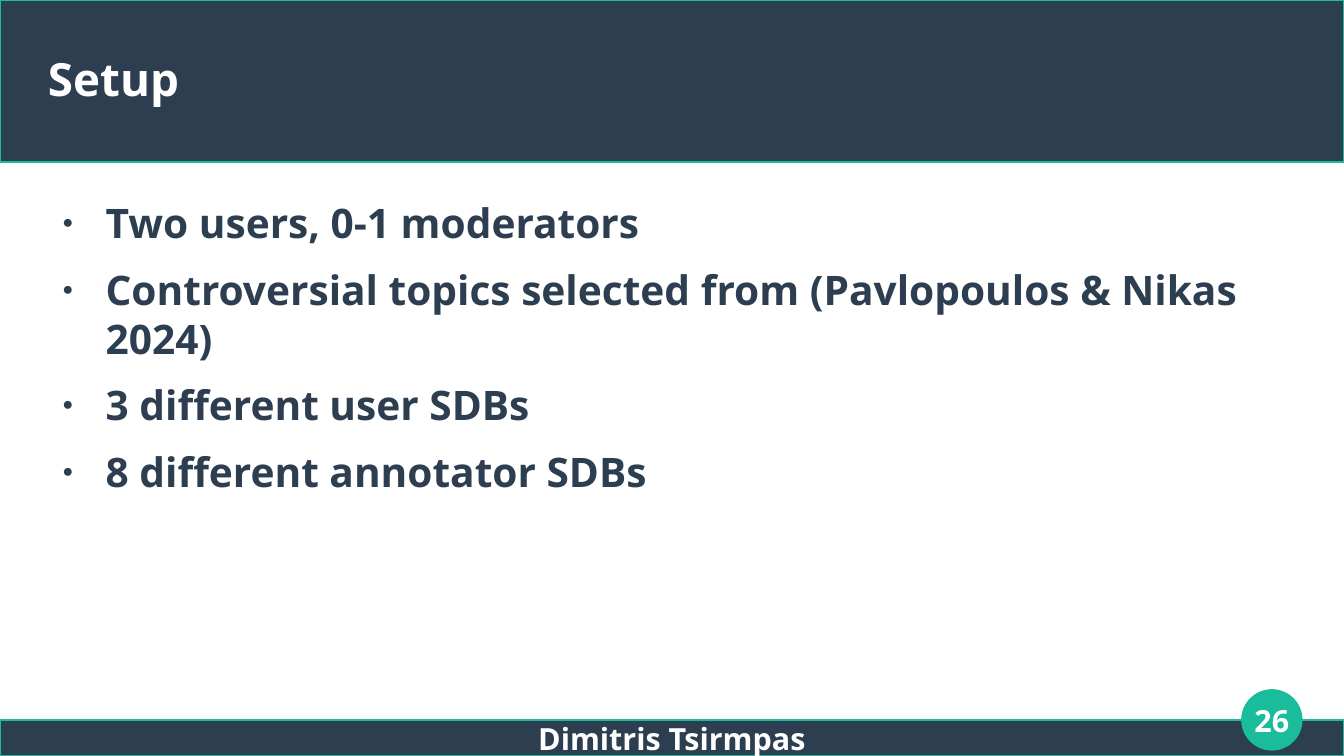
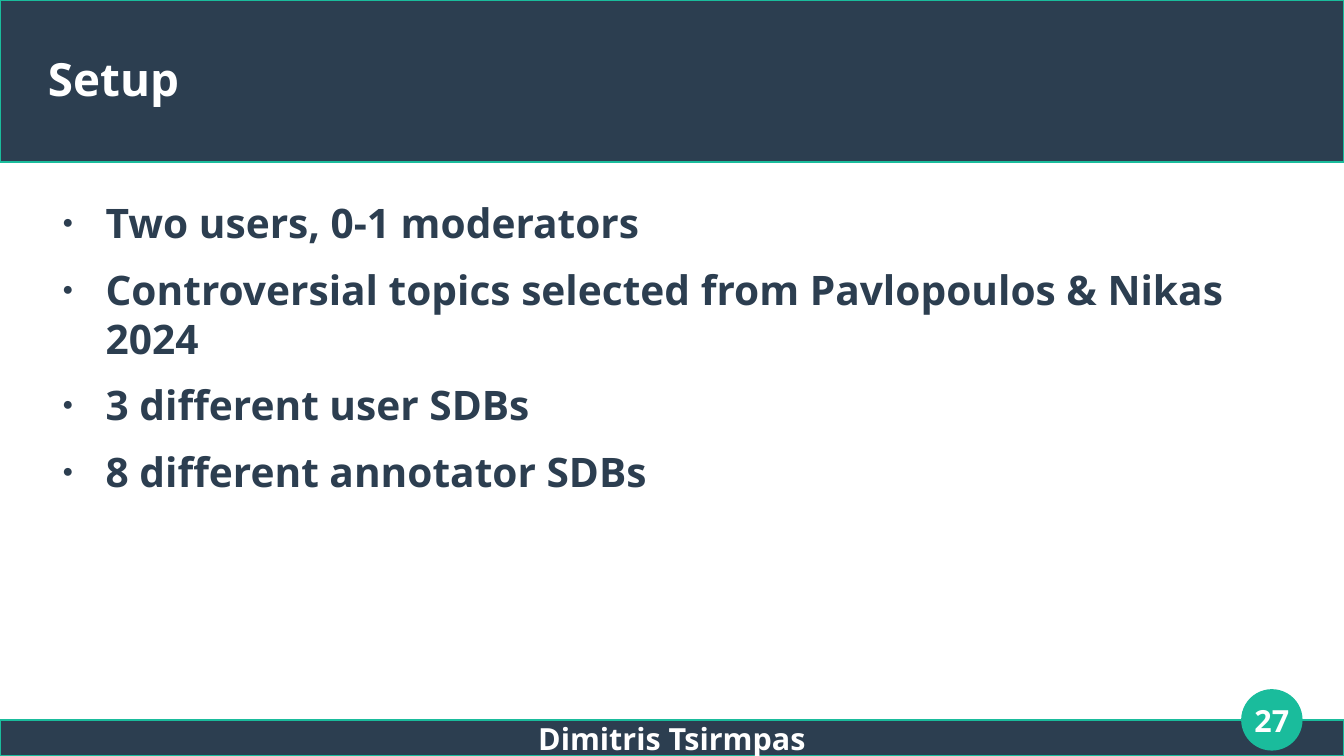
Before and after one commit to dimits-ts/llm_moderation_research, a slide deck: slide 27 of presentations/thesis.odp (slide 26 before the commit). Drawn at 1344x756 pixels with LibreOffice and Linux fonts; fonts in the diff are those of the drawing. Boxes give left, top, right and bottom in pixels: in the first picture for what was removed or moved away, otherwise in the second. Text is boxed around its words. In the diff, an @@ line names an element or a change of style, - is before the commit and + after.

```diff
--- a/presentations/thesis.odp
+++ b/presentations/thesis.odp
@@ text at [106, 274, 1223, 355]: text changed @@
-● Controversial topics selected from (Pavlopoulos & Nikas 2024)
+● Controversial topics selected from Pavlopoulos & Nikas 2024
@@ page number at [1254, 710, 1289, 732]: text changed @@
-26
+27
```
Also in this commit, not shown: 14 other slides changed, 6 slides added, 1 slide removed.
